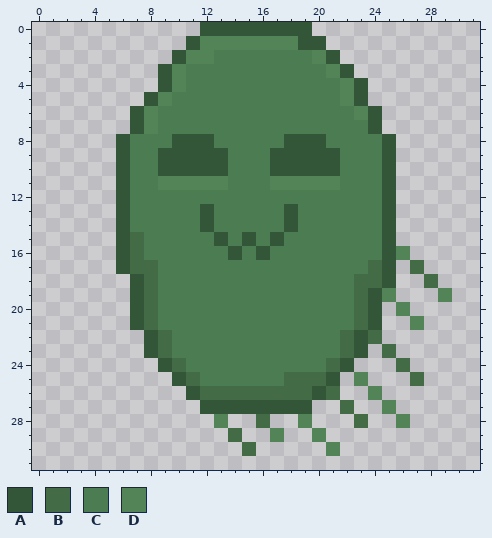
Pixel-art sprite: Textures/Adventure/characters/glop_left_long.png. The picture above is the old version.
The file is 32x32 pixels.
Palette (. is transparent): A #345638  B #426b46  C #4c7c51  D #528457
Pixels before, first column x 6:
 0 ......AAAAAAAA..........
 1 .....ADDDDDDDAA.........
 2 ....ADDCCCCCCCDA........
 3 ...ADCCCCCCCCCCDA.......
 4 ...ADCCCCCCCCCCCDA......
 5 ..ADCCCCCCCCCCCCDA......
 6 .ADCCCCCCCCCCCCCCDA.....
 7 .ADCCCCCCCCCCCCCCCA.....
 8 ACCCAAACCCCCAAACCCCA....
 9 ACCAAAAACCCAAAAACCCA....
10 ACCAAAAACCCAAAAACCCA....
11 ACCDDDDDCCCDDDDDCCCA....
12 ACCCCCCCCCCCCCCCCCCA....
13 ACCCCCACCCCCACCCCCCA....
14 ACCCCCACCCCCACCCCCCA....
15 ABCCCCCACACACCCCCCCA....
16 ABCCCCCCACACCCCCCCCAD...
17 ABBCCCCCCCCCCCCCCCBA.B..
18 .ABCCCCCCCCCCCCCCBBA..B.
19 .ABCCCCCCCCCCCCCCBAD...D
20 .ABCCCCCCCCCCCCCCBA.D...
21 .ABCCCCCCCCCCCCCCBA..D..
22 ..ABCCCCCCCCCCCCBAB.....
23 ..ABCCCCCCCCCCCCBA.B....
24 ...ABCCCCCCCCCCBA...B...
25 ....ABCCCCCCBBBA.D...B..
26 .....ABBBBBBBBAB..D.....
27 ......AAAAAAAA..B..D....
28 .......D..B..D...B..D...
29 ........B..D..D.........
30 .........B.....D........
Now the later version:
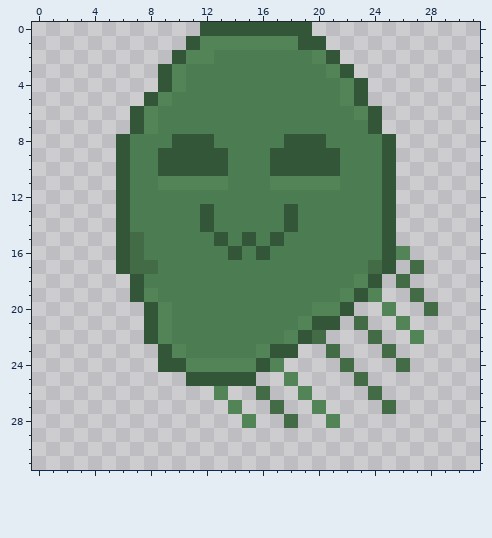
Commit: glop diagonal textures rework
The exact change:
Changed rows in their new state; - is an unchanged pixel.
first column x 7:
18 -C--------------DA.B-.-
19 -D-------------DAD.-B-.
20 .AD----------DDA..D.-B-
21 .AD---------DAA.-.-D.--
22 --D--------DAB...---D--
23 -.AD-----DAA..B..------
24 ---ADDDDDAD....B-------
25 ---.AAAAA..D...-B---.--
26 ----..D..-..D..--B-----
27 -----..D..B..D-.--B----
28 ------.-D.-B.-D-.--.---
29 -------.--.--.---------
30 --------.-----.--------
